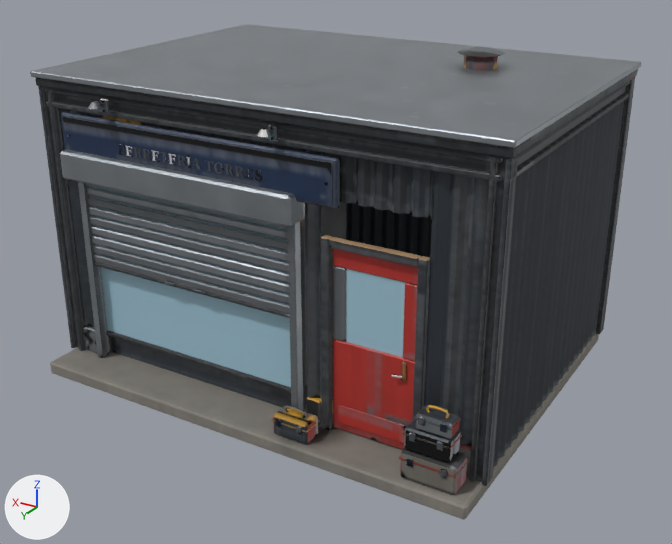
An edit to the FBX model modelos/planeta_humano/comercial/tienda_herramientas/tienda_herramientas.fbx, drawn before and after from the same camera.
The view is the same before and after, from a camera (50 mm lens) standing at (-2.8, 4.73, 2.93) and looking at (-0.06, 0.16, 0.65). Every picture has the same lights, and +X, +Y and +Z are marked at lower left. The older version comes first. Where no turn or scale is listed for an object, it has been applied to the vertices.

Before the edit, the objects in view are built like this:
```python
ob_tienda_herramientas = bpy.data.objects.new('tienda_herramientas', me_tienda_herramientas)
ob_tienda_herramientas.location = (0.0, 0.0, 0.0)
ob_tienda_herramientas_cristal = bpy.data.objects.new('tienda_herramientas_cristal', me_tienda_herramientas_cristal)
ob_tienda_herramientas_cristal.location = (0.0, 0.0, 0.0)
ob_tienda_herramientas_persiana = bpy.data.objects.new('tienda_herramientas_persiana', me_tienda_herramientas_persiana)
ob_tienda_herramientas_persiana.location = (0.448, 0.966, 1.288)
ob_tienda_herramientas_puerta = bpy.data.objects.new('tienda_herramientas_puerta', me_tienda_herramientas_puerta)
ob_tienda_herramientas_puerta.location = (-0.504, 0.918, 0.084)
# also in view: 'tienda_herramientas_puerta_cristal' at (-0.76, 0.92, 0.85)
```
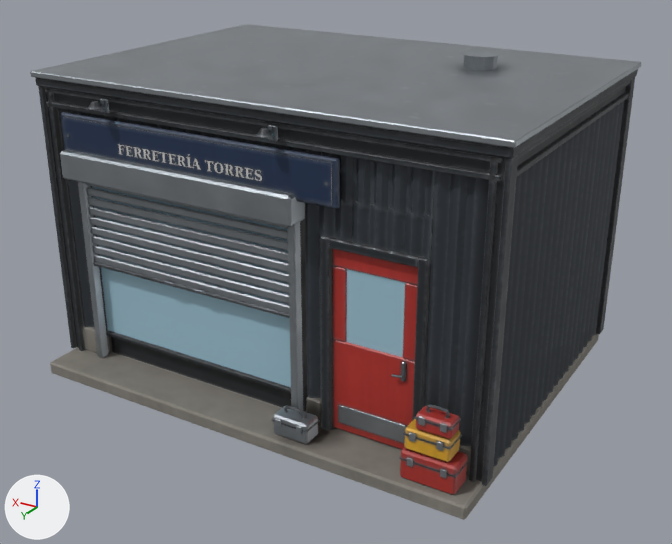
Commit message: Planeta humano: tienda_herramientas regenerada
Sin hueco sobre la puerta y con las vigas en H del derecho.

Patch to the scene script:
```diff
--- a/modelos/planeta_humano/comercial/tienda_herramientas/tienda_herramientas.fbx.py
+++ b/modelos/planeta_humano/comercial/tienda_herramientas/tienda_herramientas.fbx.py
@@ me_tienda_herramientas_persiana @@
 me_tienda_herramientas_persiana.from_pydata(...)  # 288 vertices, 528 faces; spans x -0.728..0.728, y -0.017..0.031, z -0.566..-0.006
 # used by ob_tienda_herramientas_persiana; location = (0.448, 0.966, 1.288)
+# me_tienda_herramientas_persiana part 4: 452 kept faces spanning x -0.728..0.728, y -0.017..0.031, z -0.566..-0.006 get new texture (UV) coordinates
 me_tienda_herramientas_persiana.materials.append(mat_tienda_herramientas_atlas)
@@ me_tienda_herramientas @@
 # used by ob_tienda_herramientas; location = (0.0, 0.0, 0.0)
-me_tienda_herramientas.from_pydata(...)  # 5434 vertices, 10316 faces; spans x -1.47..1.6, y -1.08..1.2, z 0.0..1.99
+me_tienda_herramientas.from_pydata(...)  # 5538 vertices, 10520 faces; spans x -1.47..1.6, y -1.08..1.2, z 0.0..1.99
+# me_tienda_herramientas part 2: a new loose piece of 104 vertices spanning x -1.07..-0.45, y 0.92..0.96, z 1.2..1.44, in mat_tienda_herramientas_atlas
+# me_tienda_herramientas part 3: 7615 kept faces spanning x -1.47..1.6, y -1.08..1.17, z 0.08..1.99 get new texture (UV) coordinates
 me_tienda_herramientas.materials.append(mat_tienda_herramientas_atlas)
@@ me_tienda_herramientas_puerta @@
 me_tienda_herramientas_puerta.from_pydata(...)  # 188 vertices, 340 faces; spans x -0.504..0.013, y -0.017..0.054, z 0.006..1.086
 # used by ob_tienda_herramientas_puerta; location = (-0.504, 0.918, 0.084)
+# me_tienda_herramientas_puerta part 1: 332 kept faces spanning x -0.504..0.013, y -0.017..0.054, z 0.006..1.086 get new texture (UV) coordinates
 me_tienda_herramientas_puerta.materials.append(mat_tienda_herramientas_atlas)
```

Location of each change, [x1, y1, x2, y2] in pixels of the pictures (672 x 544 px):
part 1 of me_tienda_herramientas_puerta, surface changed: [332, 249, 417, 449] in both
part 2 of me_tienda_herramientas, added: after [321, 199, 433, 264]
part 3 of me_tienda_herramientas, surface changed: [59, 47, 637, 495] in both
part 4 of me_tienda_herramientas_persiana, surface changed (lighter): [86, 184, 289, 317] in both
